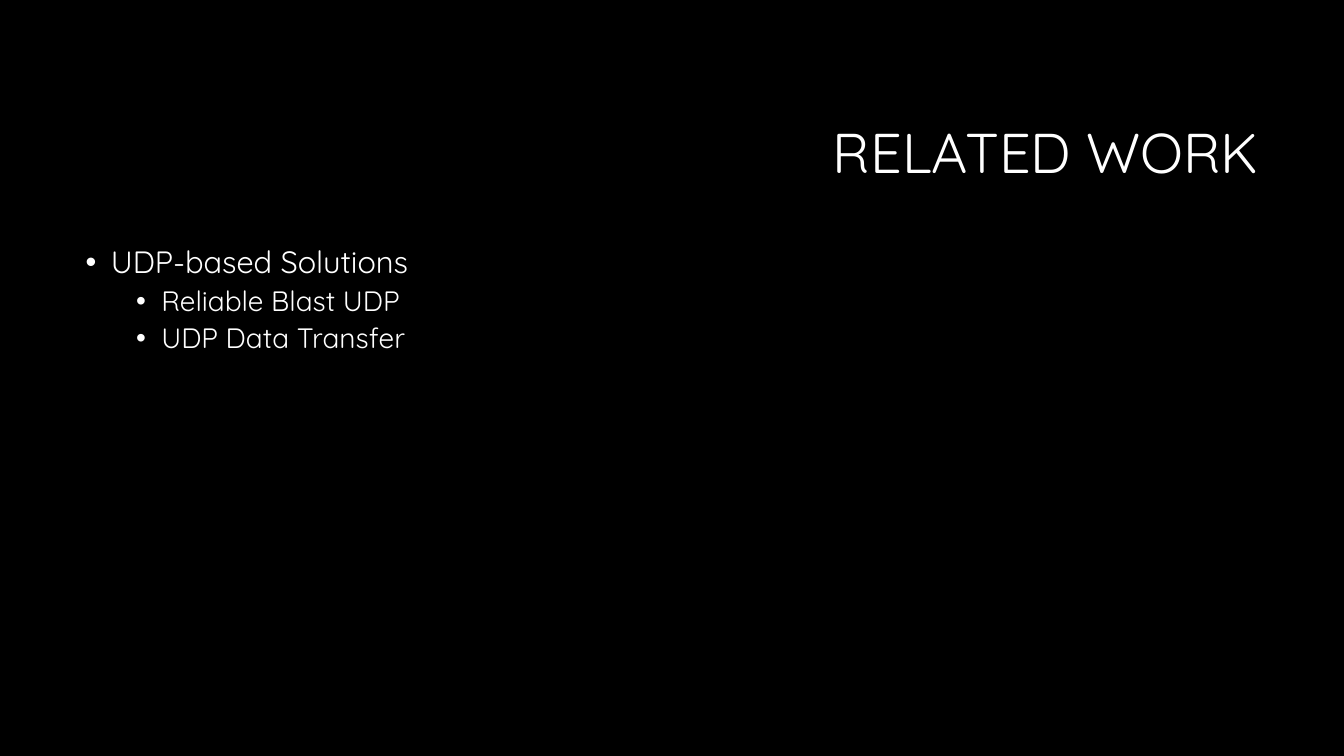
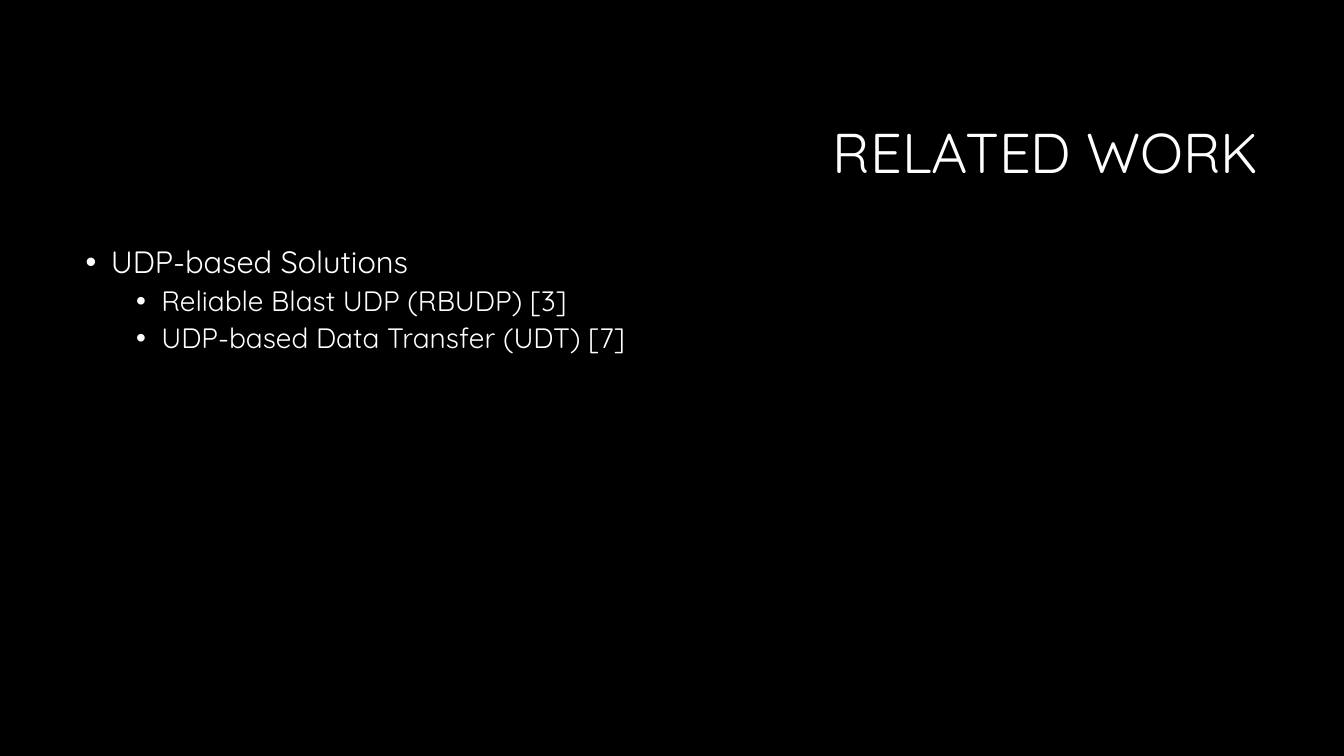
Before and after one commit to czifro-tech/instant-transmission, a slide deck: slide 39 of presentation/Thesis.pptx (slide 40 before the commit). Drawn at 1344x756 pixels with LibreOffice and Linux fonts; fonts in the diff are those of the drawing; background and template pictures are left out. Boxes give left, top, right and bottom in pixels: in the first picture for what was removed or moved away, otherwise in the second. Text is boxed around its words. In the diff, an @@ line names an element or a change of style, - is before the commit and + after.

```diff
--- a/presentation/Thesis.pptx
+++ b/presentation/Thesis.pptx
@@ text at [161,290,625,354]: text changed @@
-  • Reliable Blast UDP
-  • UDP Data Transfer
+  • Reliable Blast UDP (RBUDP) [3]
+  • UDP-based Data Transfer (UDT) [7]
```
Also in this commit, not shown: 33 other slides changed, 14 slides added, 2 slides removed, 6 other files.
